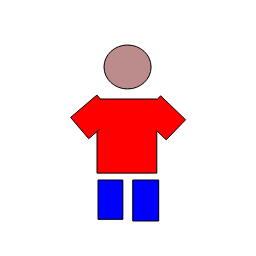
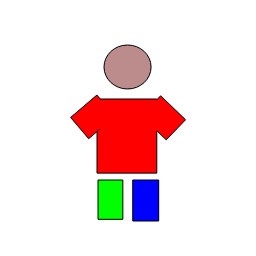
Layered file, before and after one edit (256 x 256). Changes by layer:
hid "Background" over (98, 180, 123, 220)
